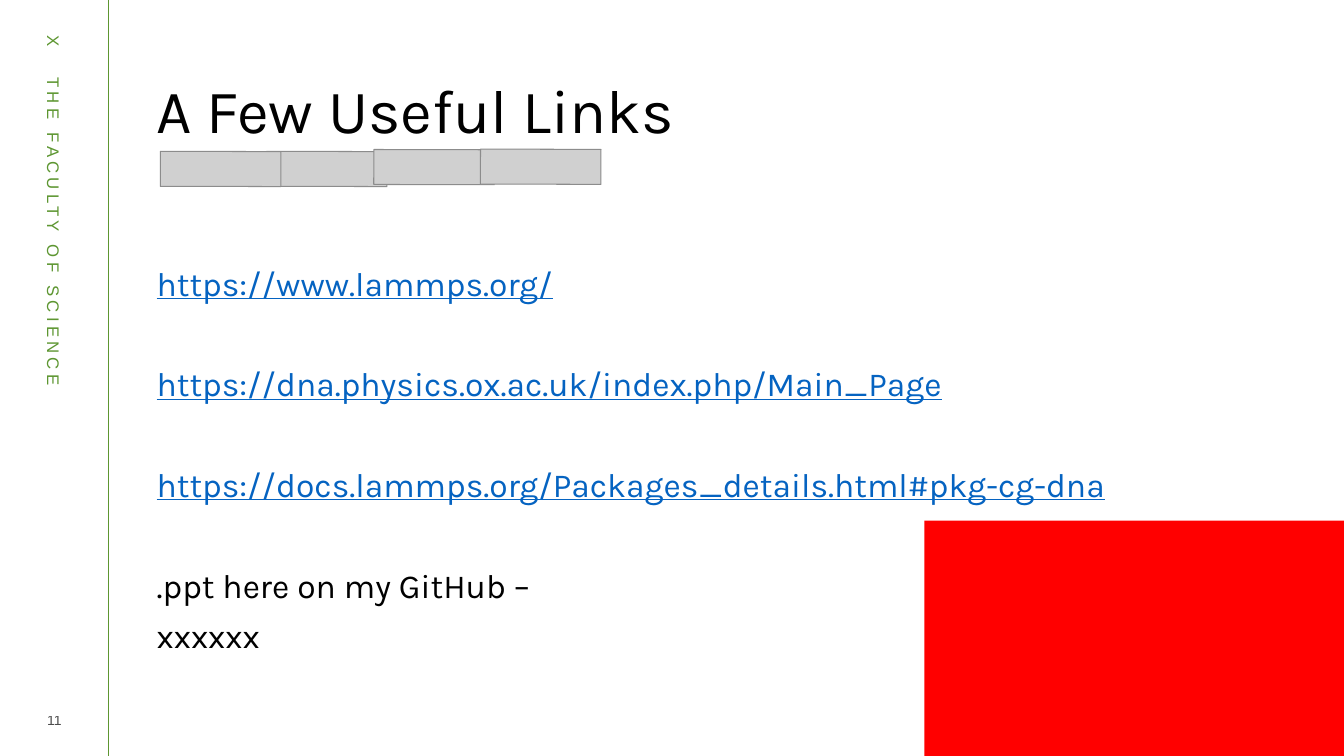
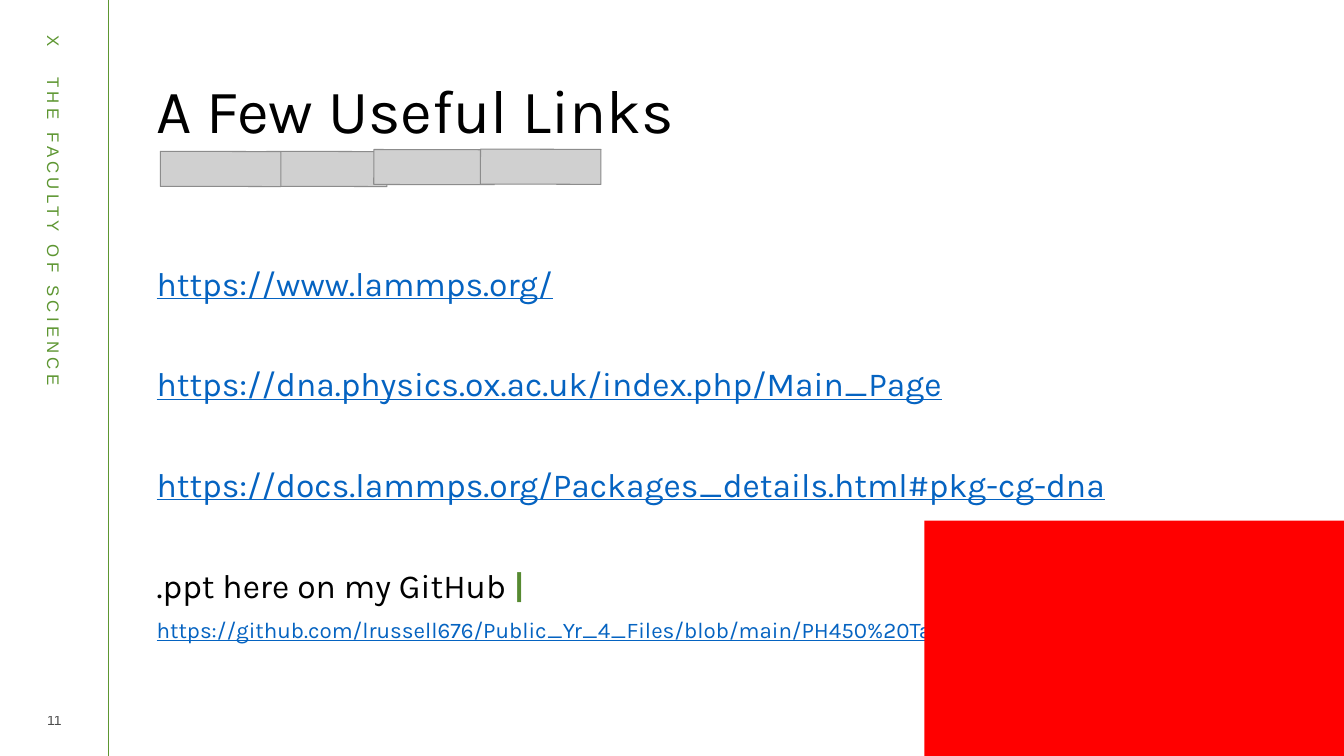
Before and after one commit to lrussell676/MPhys_Public_Yr_4_Files, a slide deck: slide 11 of PH450 Talk.pptx. Drawn at 1344x756 pixels with LibreOffice and Linux fonts; fonts in the diff are those of the drawing; grey boxes stand for pictures. Boxes give left, top, right and bottom in pixels: in the first picture for what was removed or moved away, otherwise in the second. Text is boxed around its words. In the diff, an @@ line names an element or a change of style, - is before the commit and + after.

```diff
--- a/PH450 Talk.pptx
+++ b/PH450 Talk.pptx
@@ text at box(157, 575, 1000, 645): text changed; size 24 to 16 pt; text colour #000000 to #0563C1 @@
-.ppt here on my GitHub –
-xxxxxx
+.ppt here on my GitHub |
+https://github.com/lrussell676/Public_Yr_4_Files/blob/main/PH450%20Talk.pptx
```
